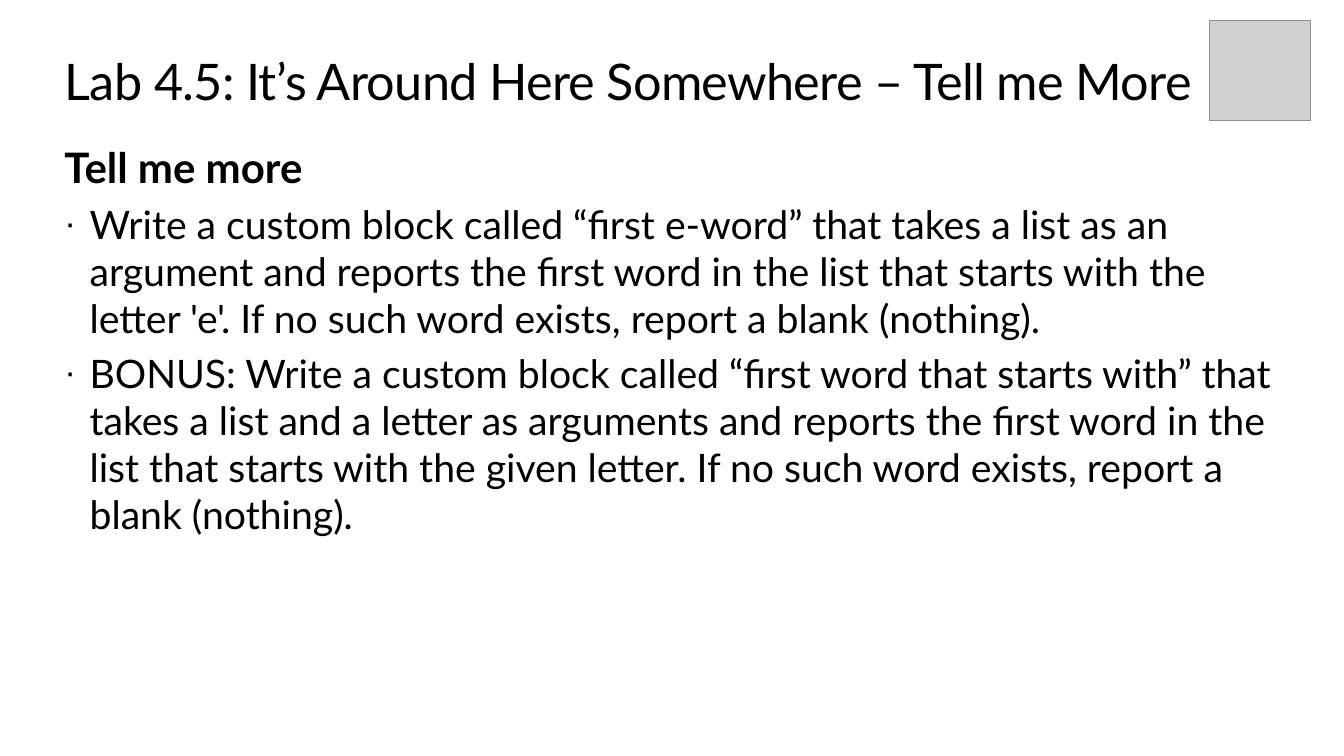
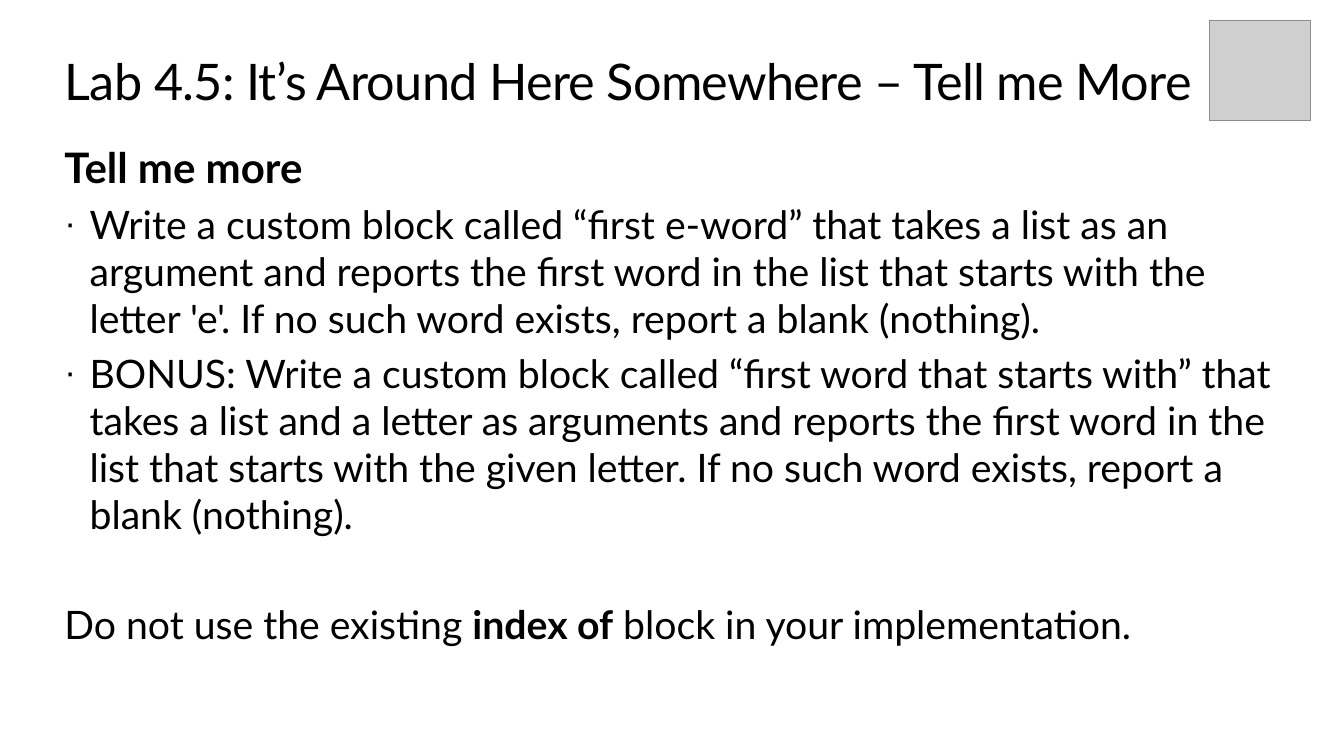
Before and after one commit to TEALSK12/introduction-to-computer-science, a slide deck: slide 9 of slidedecks/TEALS SNAP 4.5.pptx. Drawn at 1344x756 pixels with LibreOffice and Linux fonts; fonts in the diff are those of the drawing; grey boxes stand for pictures; background and template pictures are left out. Boxes give left, top, right and bottom in pixels: in the first picture for what was removed or moved away, otherwise in the second. Text is boxed around its words. In the diff, an @@ line names an element or a change of style, - is before the commit and + after.

```diff
--- a/slidedecks/TEALS SNAP 4.5.pptx
+++ b/slidedecks/TEALS SNAP 4.5.pptx
@@ text at <box>64,610,1132,646</box>: paragraph added @@
+Do not use the existing index of block in your implementation.
```
Also in this commit, not shown: 2 other slides changed.
